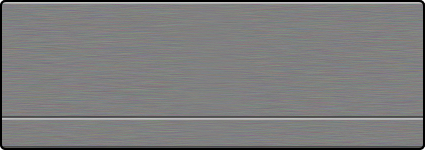
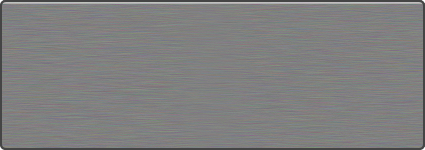
Revision of a layered 425 x 150 image; what changed, layer by layer:
hid "Dark copy", opacity 49% → 50%, painted on it over [2, 116, 423, 118]
hid "Light copy", opacity 49% → 50%, painted on it over [2, 118, 423, 146]
hid "Dark" over [2, 146, 423, 148]
"Light": opacity 49% → 50% over [2, 2, 423, 4]
